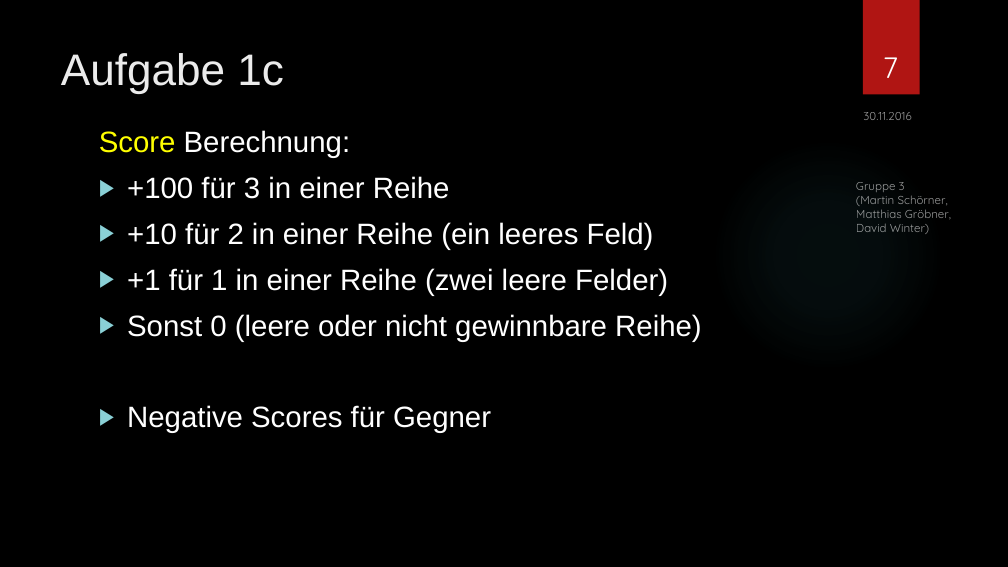
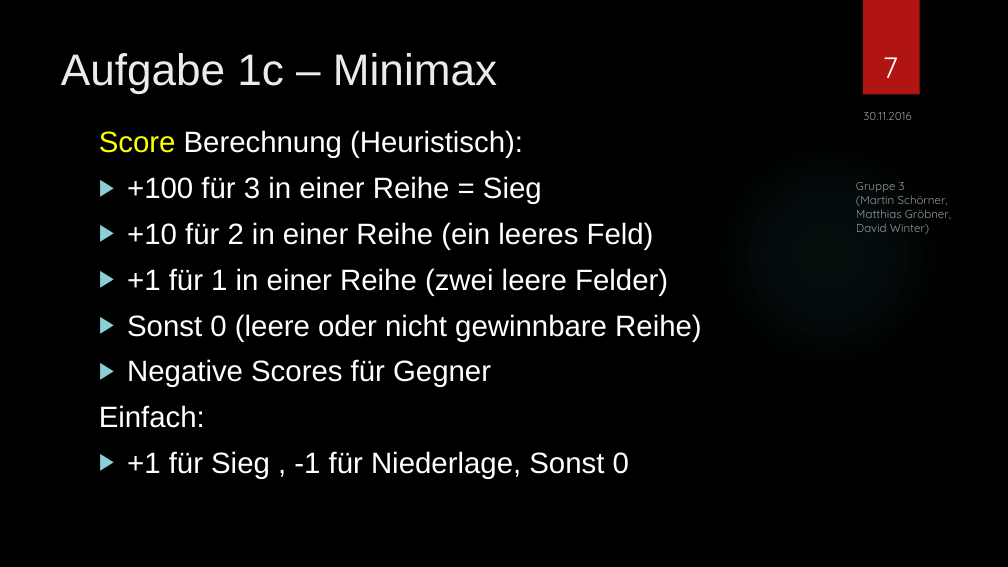
Before and after one commit to SOAS-Uni-Augsburg/ws16-17-group-03, a slide deck: slide 7 of Blatt-06/Präsentation.pptx. Drawn at 1008x567 pixels with LibreOffice and Linux fonts; fonts in the diff are those of the drawing; background and template pictures are left out. Boxes give left, top, right and bottom in pixels: in the first picture for what was removed or moved away, otherwise in the second. Text is boxed around its words. In the diff, an @@ line names an element or a change of style, - is before the commit and + after.

```diff
--- a/Blatt-06/Präsentation.pptx
+++ b/Blatt-06/Präsentation.pptx
@@ title at <box>61,53,497,93</box>: text changed @@
-Aufgabe 1c
+Aufgabe 1c – Minimax
@@ text at <box>99,130,542,204</box>: text changed @@
-Score Berechnung:
-▶ +100 für 3 in einer Reihe
+Score Berechnung (Heuristisch):
+▶ +100 für 3 in einer Reihe = Sieg
@@ text at <box>99,405,629,479</box>: paragraphs added @@
+Einfach:
+▶ +1 für Sieg , -1 für Niederlage, Sonst 0
```
Also in this commit, not shown: 8 other slides changed, 1 slide added, 1 slide removed.
